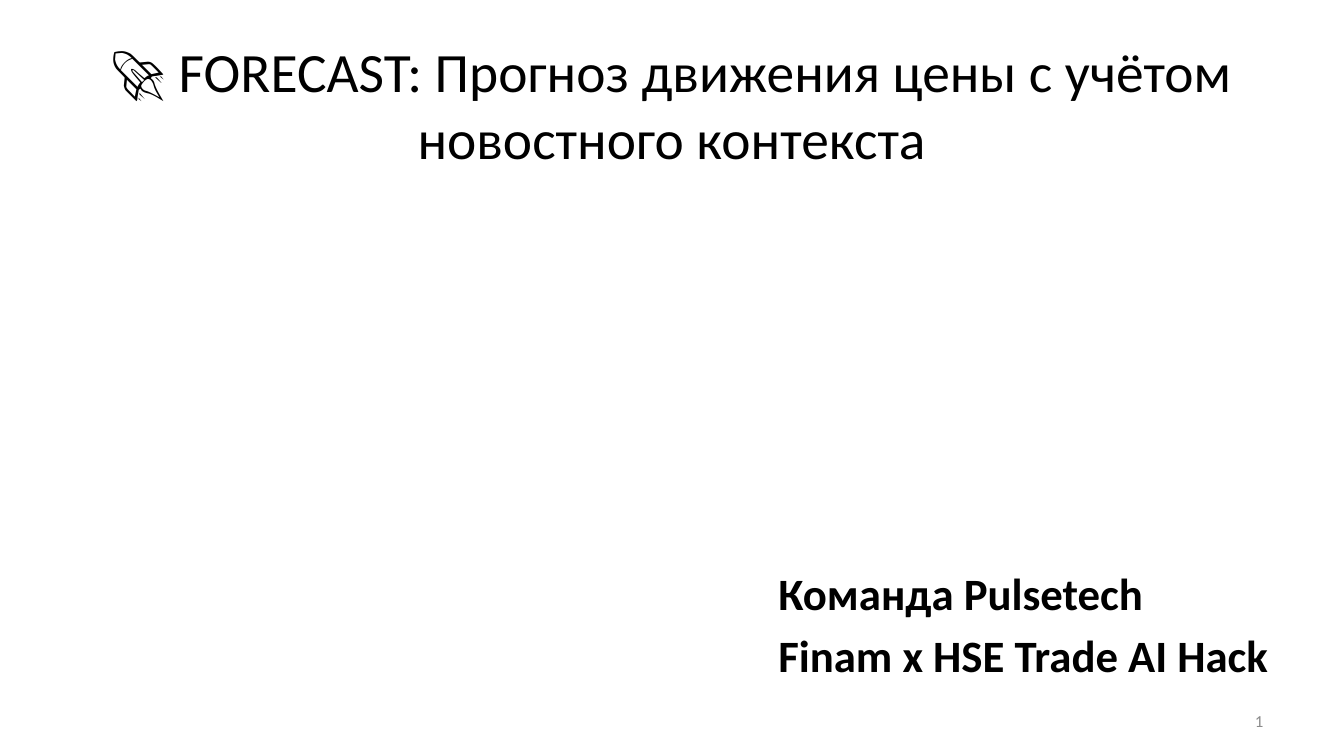
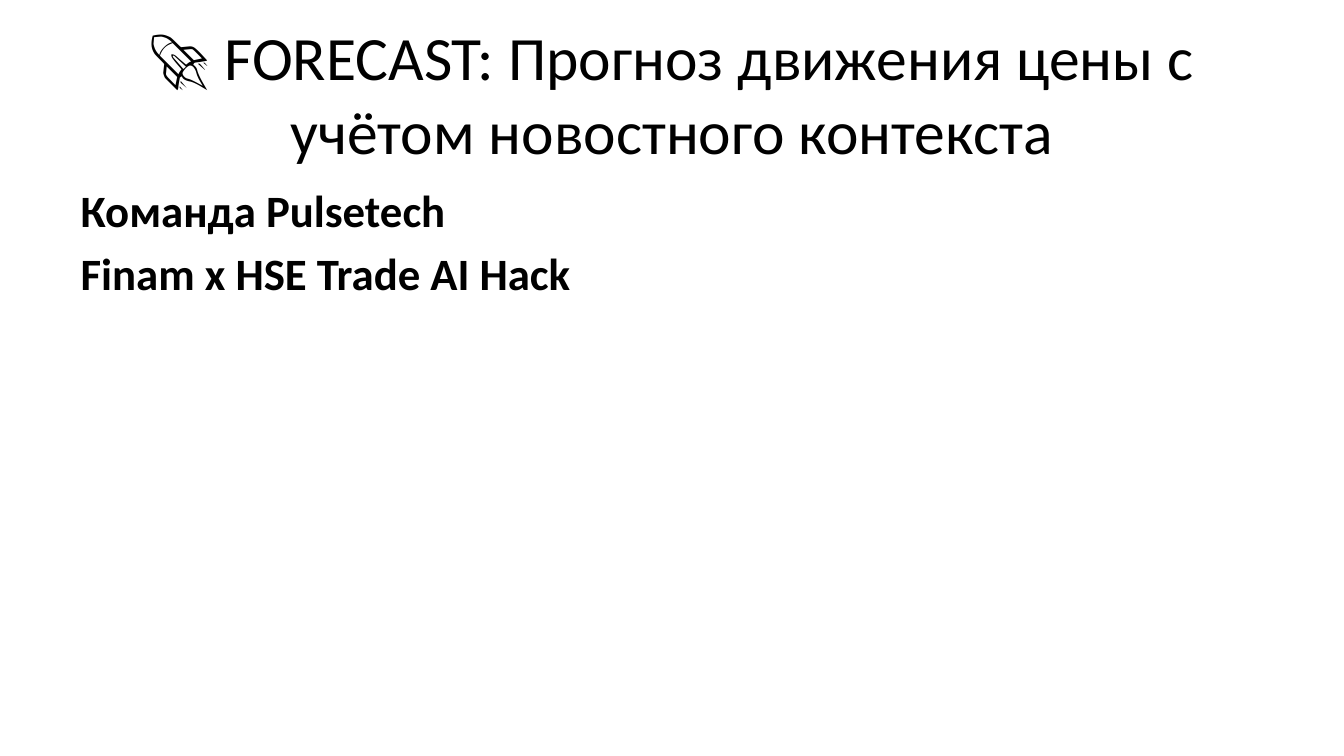
Before and after one commit to sokanaid/finnam-forecast-pulsetech, a slide deck: slide 1 of PITCH_PRESENTATION.pptx. Drawn at 1344x756 pixels with LibreOffice and Linux fonts; fonts in the diff are those of the drawing. Boxes give left, top, right and bottom in pixels: in the first picture for what was removed or moved away, otherwise in the second. Text is boxed around its words. In the diff, an @@ line names an element or a change of style, - is before the commit and + after.

```diff
--- a/PITCH_PRESENTATION.pptx
+++ b/PITCH_PRESENTATION.pptx
@@ title "🚀 FORECAST: Прогноз движения цены ...": place and size @@
-title "🚀 FORECAST: Прогноз движения цены ..." at (179, 55, 1231, 160)
+title "🚀 FORECAST: Прогноз движения цены ..." at (224, 40, 1194, 164)
@@ title "🚀 FORECAST: Прогноз движения цены ..." at (224, 40, 1194, 164): size 29.7 to 33 pt @@
@@ text "Команда Pulsetech": place and size @@
-text "Команда Pulsetech" at (778, 578, 1268, 673)
+text "Команда Pulsetech" at (81, 195, 571, 291)
@@ page number removed at (1255, 716, 1264, 727) @@
-1
```
Also in this commit, not shown: 8 other slides changed, 8 slides added, 4 slides removed, 1 other file.
